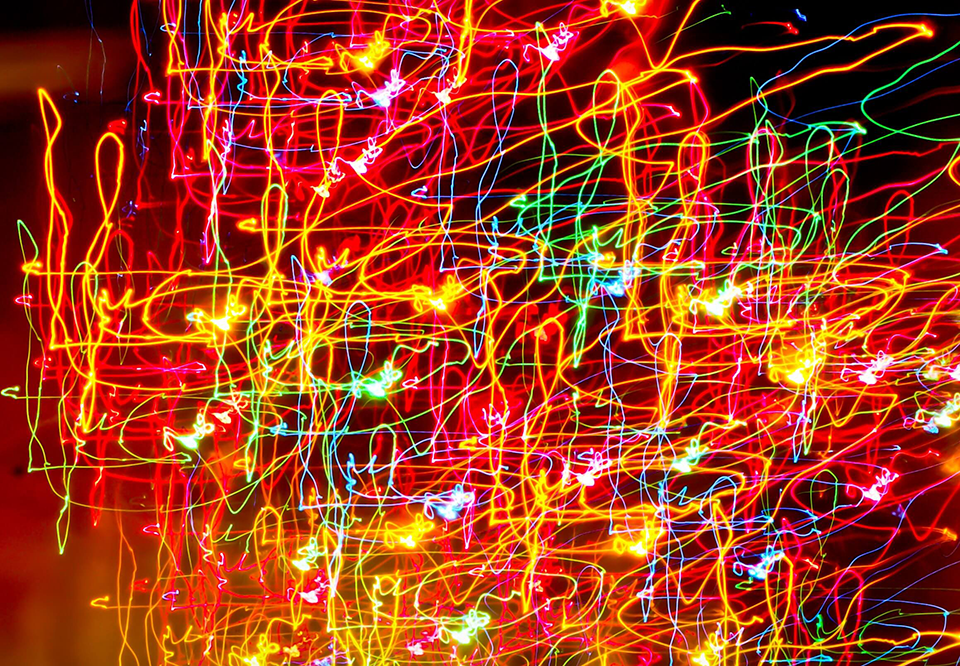
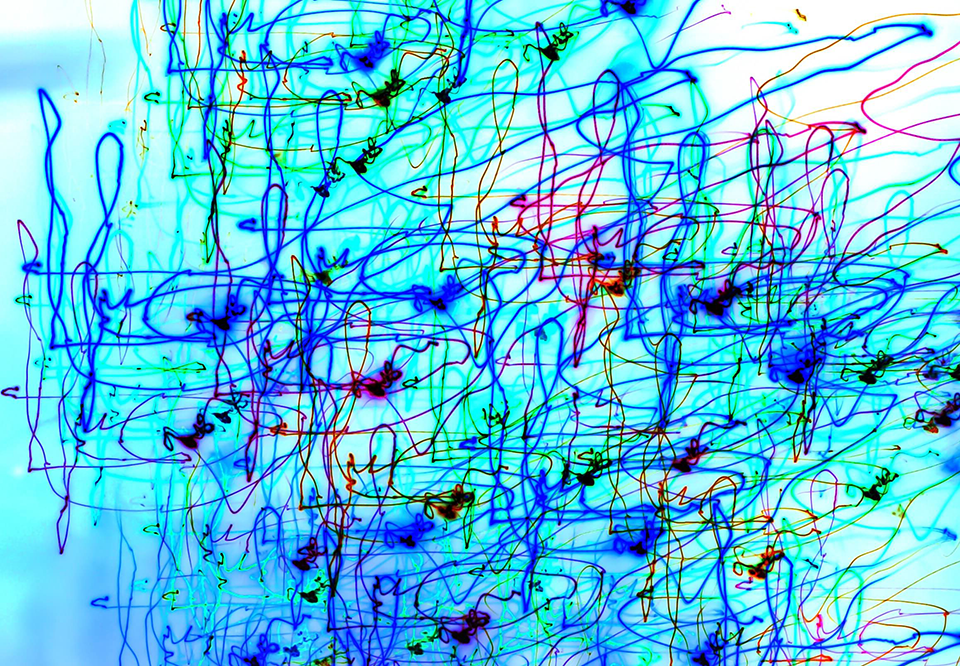
The second 960×666 image is a revision of the first. Changes to its layers:
pixels changed over [0, 0, 960, 666] (layer not identified)
